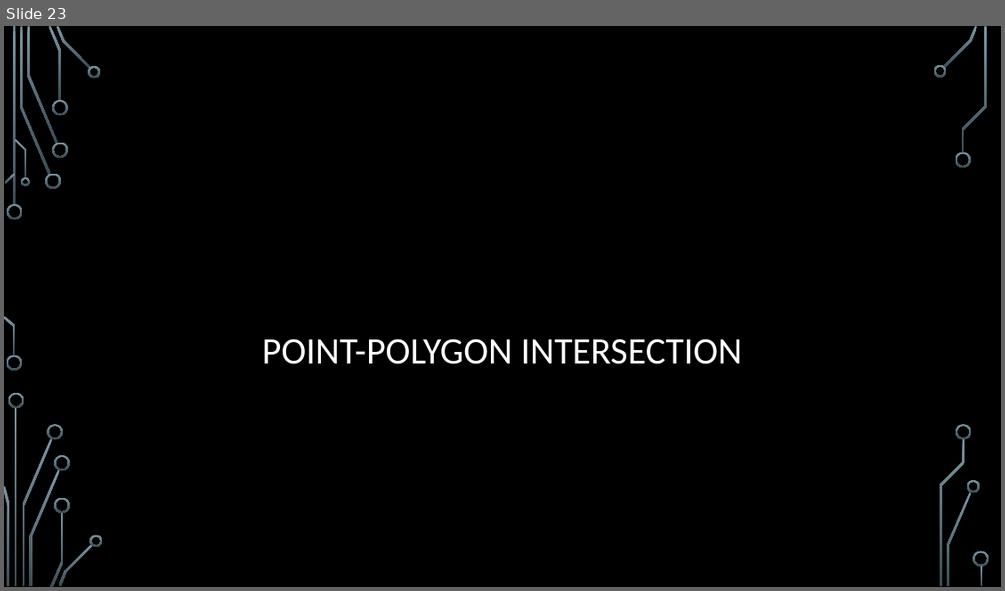
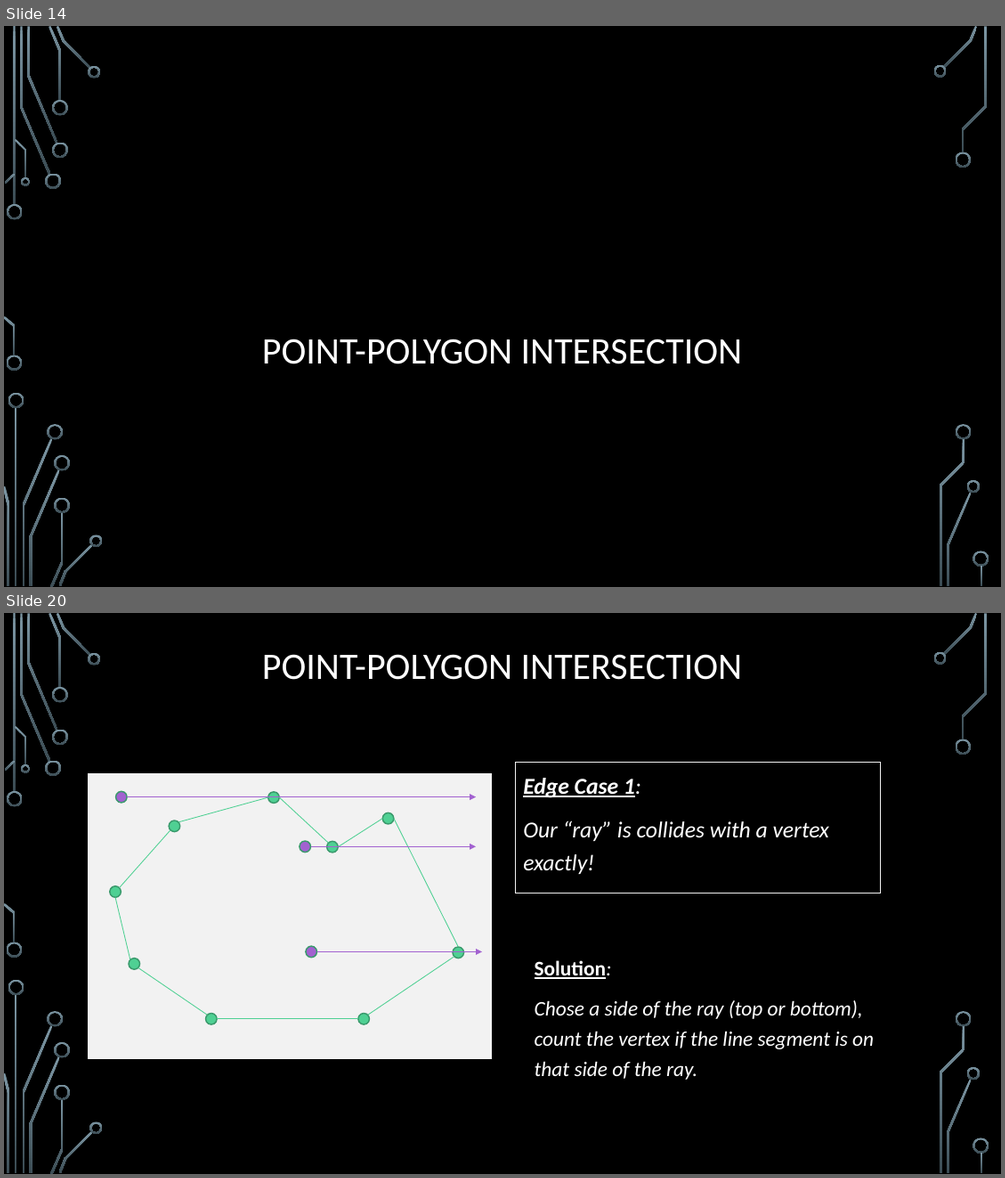
Before and after one commit to janiceeguo/advAlgo, a slide deck: slides/ComputationalGeom-part1-Intersections.pptx. Shown one above the other, each under a label of ours: slide 23 before the commit, slides 14 and 20 after it; the slides between them are not shown. The pictures are 1005x591 and 1005x1178 pixels, drawn with LibreOffice and Linux fonts; fonts in the diff are those of the drawing; background and template pictures are left out. Boxes give left, top, right and bottom in pixels: in the first picture for what was removed or moved away, otherwise in the second. Text is boxed around its words. In the diff, an @@ line names an element or a change of style, - is before the commit and + after.

```diff
--- a/slides/ComputationalGeom-part1-Intersections.pptx
+++ b/slides/ComputationalGeom-part1-Intersections.pptx
@@ slide 20 added at [4,613,1001,1174], background picture (left out); not listed: 36 template elements that a slide beside it also shows @@
@@ title added at [262,654,743,680], 36 pt, text #FFFFFF @@
+POINT-POLYGON INTERSECTION
@@ rectangle added at [516,763,881,893], outline #F2F2F2 0.75 pt, 22 pt, text #FFFFFF, italic @@
+Edge Case 1:
+Our “ray” is collides with a vertex exactly!
@@ group added at [87,772,493,1060]: 12 ellipses, 9 lines, 3 arrows, 1 rectangle @@
@@ text added at [534,960,874,1079], 20 pt, text #FFFFFF, italic @@
+Solution:
+Chose a side of the ray (top or bottom), count the vertex if the line segment is on that side of the ray.
@@ what was slide 23 is now slide 14 @@
```
Also in this commit, not shown: 1 slide changed, 10 other slides added, 2 other files.
